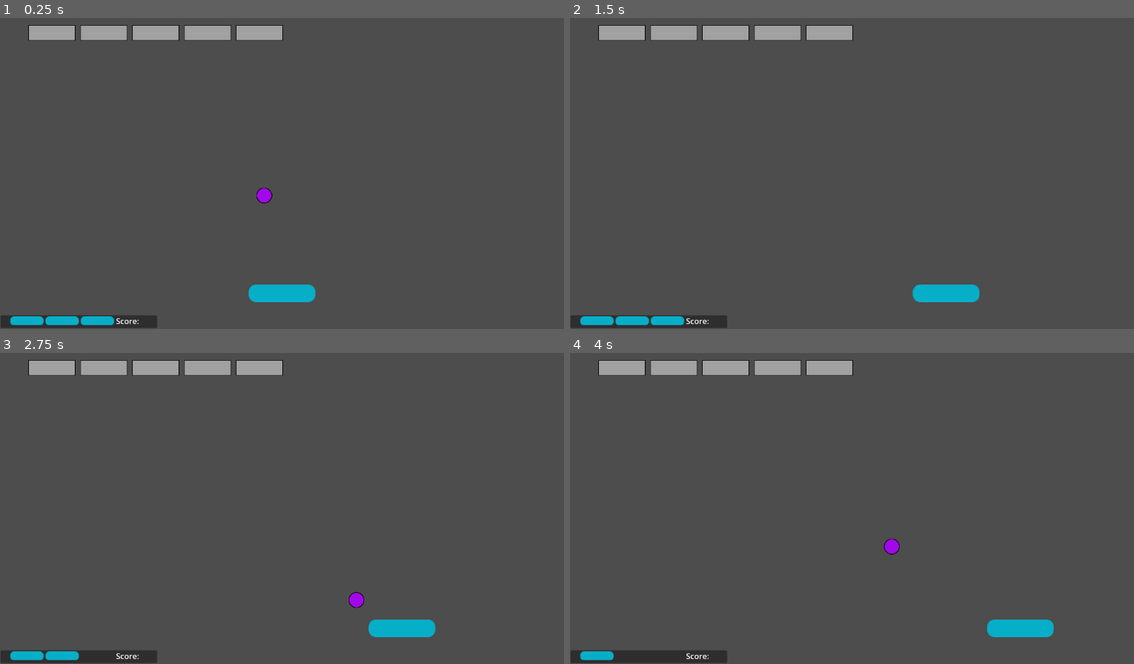
Above: before the commit, frames 1-4 (two rows, left to right).
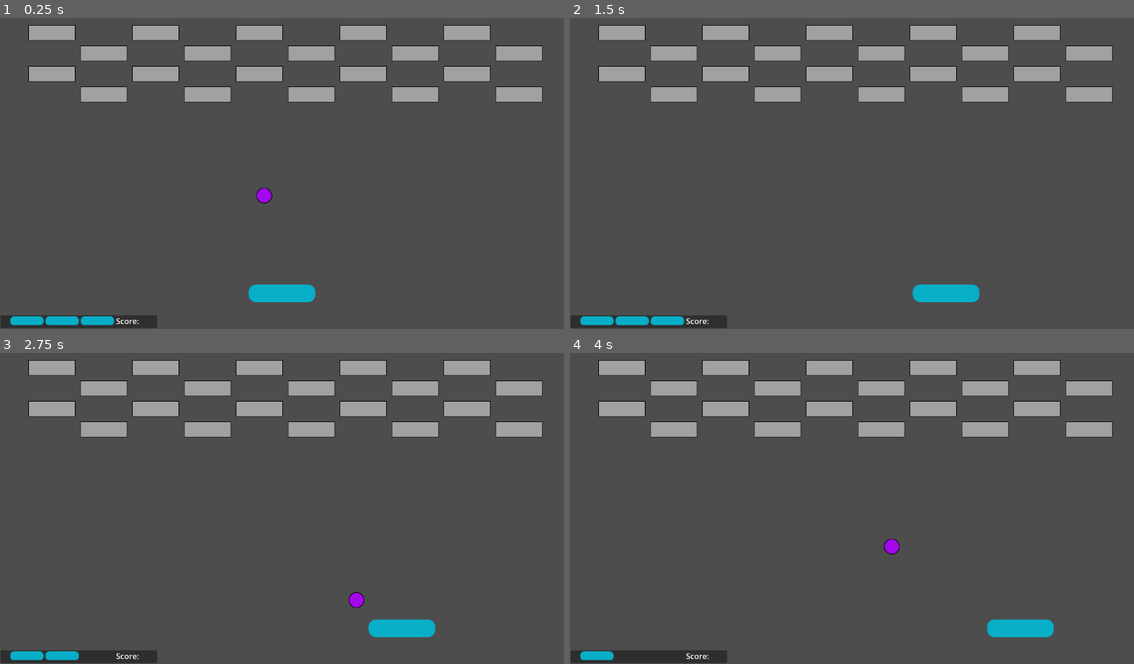
Above: after the commit, the same moments.

Repository: adrianschofield/unshaped-godot-block
Game: Godot game, scene res://Scenes/level_2.tscn
Two runs of this game, one before a commit and one after it. Both use one fixed random seed, a clock stepped at 60 frames per second and the inputs below. This scene is started directly instead of the project's main scene. Sound files missing from this copy of the repository are replaced by a short silence.
Inputs:
- Up to frame 1 (0.25 s): no input
- Up to frame 2 (1.5 s): hold D (move_right) 0.53-1.28 s; hold A (move_left) from 1.28 s (still down)
- Up to frame 3 (2.75 s): release A (move_left) at 2.03 s; hold D (move_right) from 2.03 s (still down)
- Up to frame 4 (4 s): release D (move_right) at 3.53 s; hold A (move_left) from 3.53 s (still down)

The runs differ from the first frame. In frame 1, 8.0% of the frame differs, in the area x 5-97%, y 2-28%; in frame 2, 8.0%; in frame 3, 8.0%; in frame 4, 8.0%.

Commit message:
Made level 2 different with offset blocks

Diff:
--- a/Scripts/level_2.gd
+++ b/Scripts/level_2.gd
@@ -1,8 +1,8 @@
 extends Node2D
 
 # Blocks will be generated in a grid using the following information
-const BLOCK_ROWS : int = 2 # 1 rows
-const BLOCK_COLS : int = 6 # 5 columns
+const BLOCK_ROWS : int = 5 # 4 rows - starts at 1 in a for in loop
+const BLOCK_COLS : int = 10 # 10 columns - starts at 1 in a while
 const BLOCK_PADDING : int = 10
 # TODO get these from the sprite
 const BLOCK_HEIGHT : int = 32
@@ -34,8 +34,15 @@
 func spawn_blocks():
 	# I want to programatically create my blocks rather than just manually adding them to the scene
 	# Create a loop, I need to start at 1 not zero so using a range, for both x and y
-	for x in range (1, BLOCK_COLS):
-		for y in range (1, BLOCK_ROWS):
+
+	# I want this to be different to level 1 so skip every other block
+	# for x in range (1, BLOCK_COLS):
+
+	for y in range (1, BLOCK_ROWS):
+		var x = 1
+		if (y % 2 == 0):
+			x = x + 1
+		while (x <= BLOCK_COLS):
 			# Create a new instance of the block scene which is preloaded
 			var block_instance = block_scene.instantiate()
 			# Work out the position of the block based on a grid design
@@ -47,6 +54,8 @@
 			block_instance.block_destroyed.connect(update_block_count)
 			# Add the new scene to the main scene
 			add_child(block_instance)
+			# Now increment the x value
+			x = x + 2
 
 
 func update_block_count():
